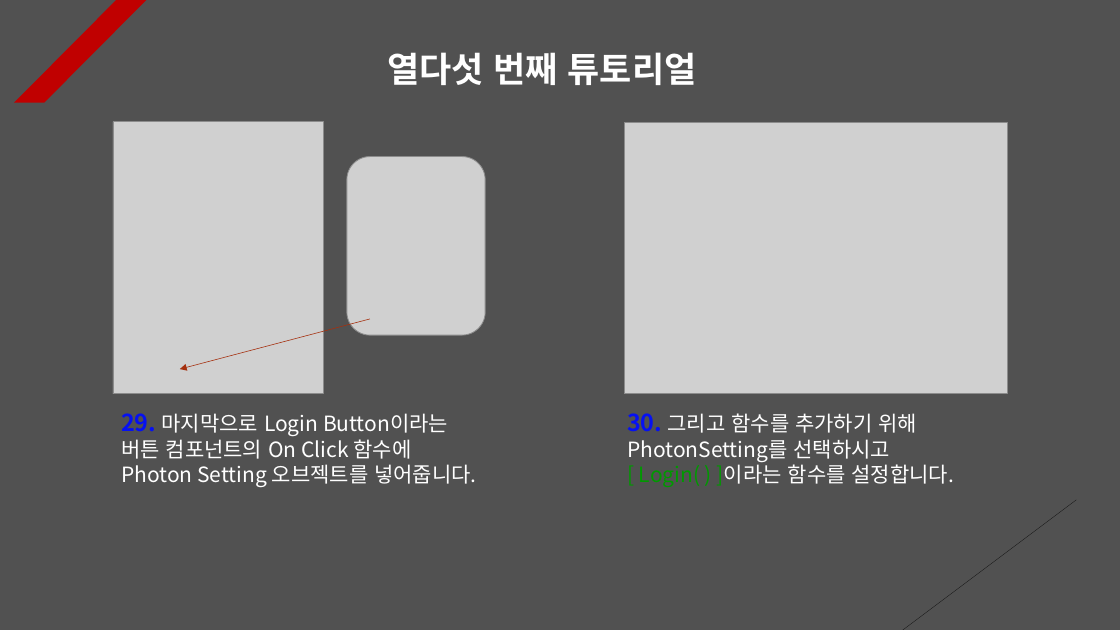
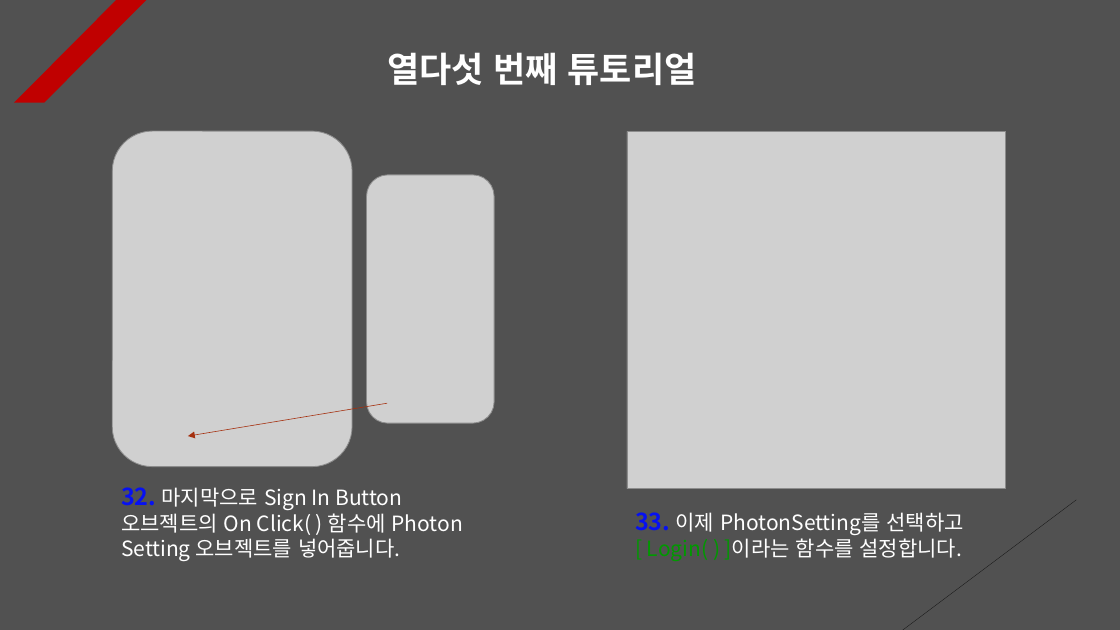
Before and after one commit to Unity2033/3D-UnityEngine, a slide deck: slide 15 of Assets/Class/Photon Server/PPT Data/Photon PlayFab.pptx. Drawn at 1120x630 pixels with LibreOffice and Linux fonts; fonts in the diff are those of the drawing; grey boxes stand for pictures. Boxes give left, top, right and bottom in pixels: in the first picture for what was removed or moved away, otherwise in the second. Text is boxed around its words. In the diff, an @@ line names an element or a change of style, - is before the commit and + after.

Commit message:
Photon Lobby Tutorial Renewal
- Render 3D objects in 2D UI space

- Implemented a function to access
  the lobby with a single button

- Add and delete resource data

```diff
--- a/Assets/Class/Photon Server/PPT Data/Photon PlayFab.pptx
+++ b/Assets/Class/Photon Server/PPT Data/Photon PlayFab.pptx
@@ picture: place and size @@
-picture at (113,122,323,394)
+picture at (113,131,352,466)
@@ picture: place and size @@
-picture at (624,123,1007,394)
+picture at (627,131,1006,488)
@@ picture: place and size @@
-picture at (347,156,486,335)
+picture at (366,175,494,423)
@@ arrow moved from (370, 319) - (180, 369) to (387, 403) - (188, 436) @@
@@ text at (121,487,463,561): text changed @@
-29. 마지막으로 Login Button이라는 버튼 컴포넌트의 On Click 함수에 Photon Setting 오브젝트를 넣어줍니다.
+32. 마지막으로 Sign In Button 오브젝트의 On Click( ) 함수에 Photon Setting 오브젝트를 넣어줍니다.
@@ text "33. 이제 PhotonSetting를 선택하고": place and size @@
-text "33. 이제 PhotonSetting를 선택하고" at (627,413,954,486)
+text "33. 이제 PhotonSetting를 선택하고" at (635,512,964,560)
@@ text at (635,512,964,535): text changed @@
-30. 그리고 함수를 추가하기 위해 PhotonSetting를 선택하시고
+33. 이제 PhotonSetting를 선택하고
```
Also in this commit, not shown: 6 other slides changed, 2 slides added, 1 slide removed, 26 other files.
